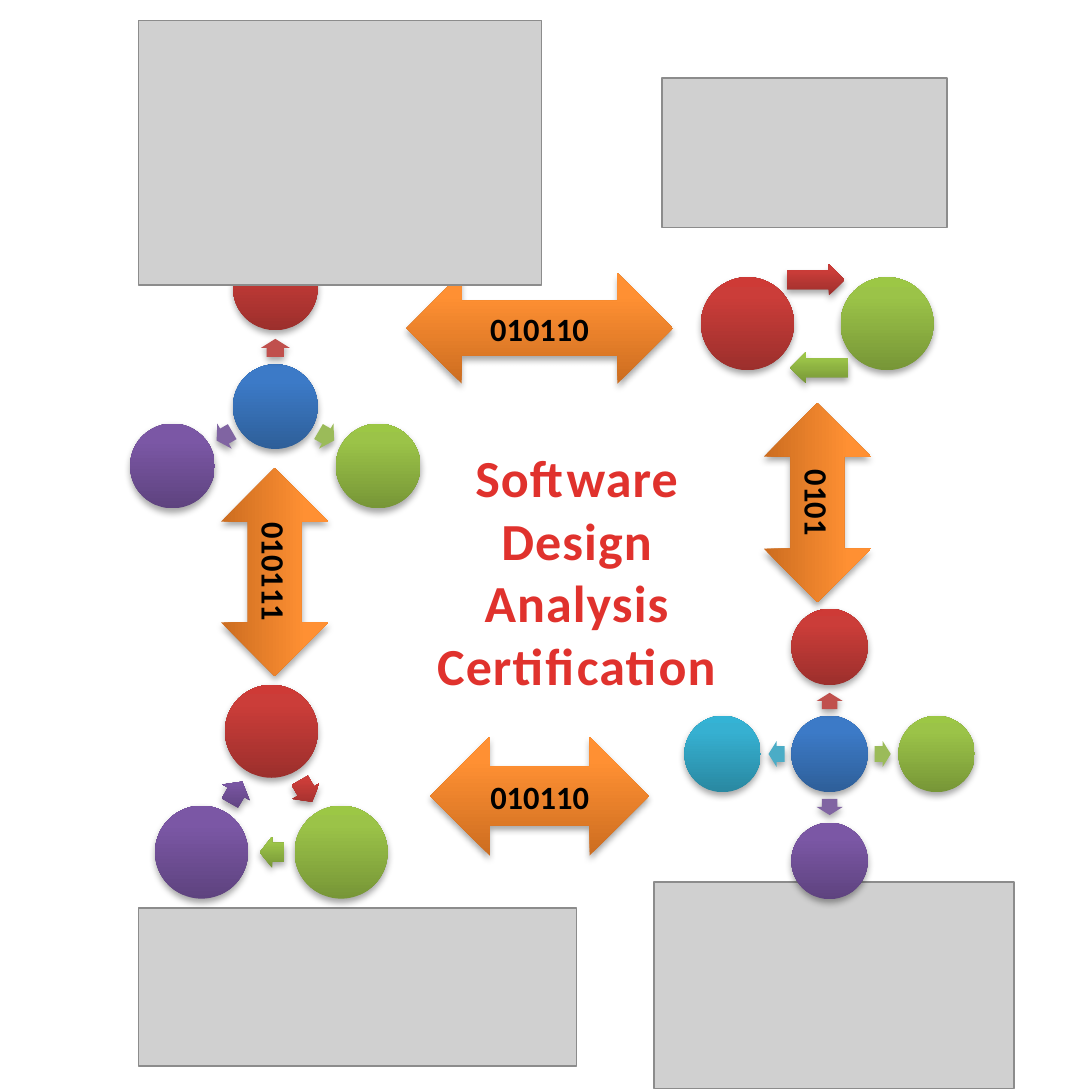
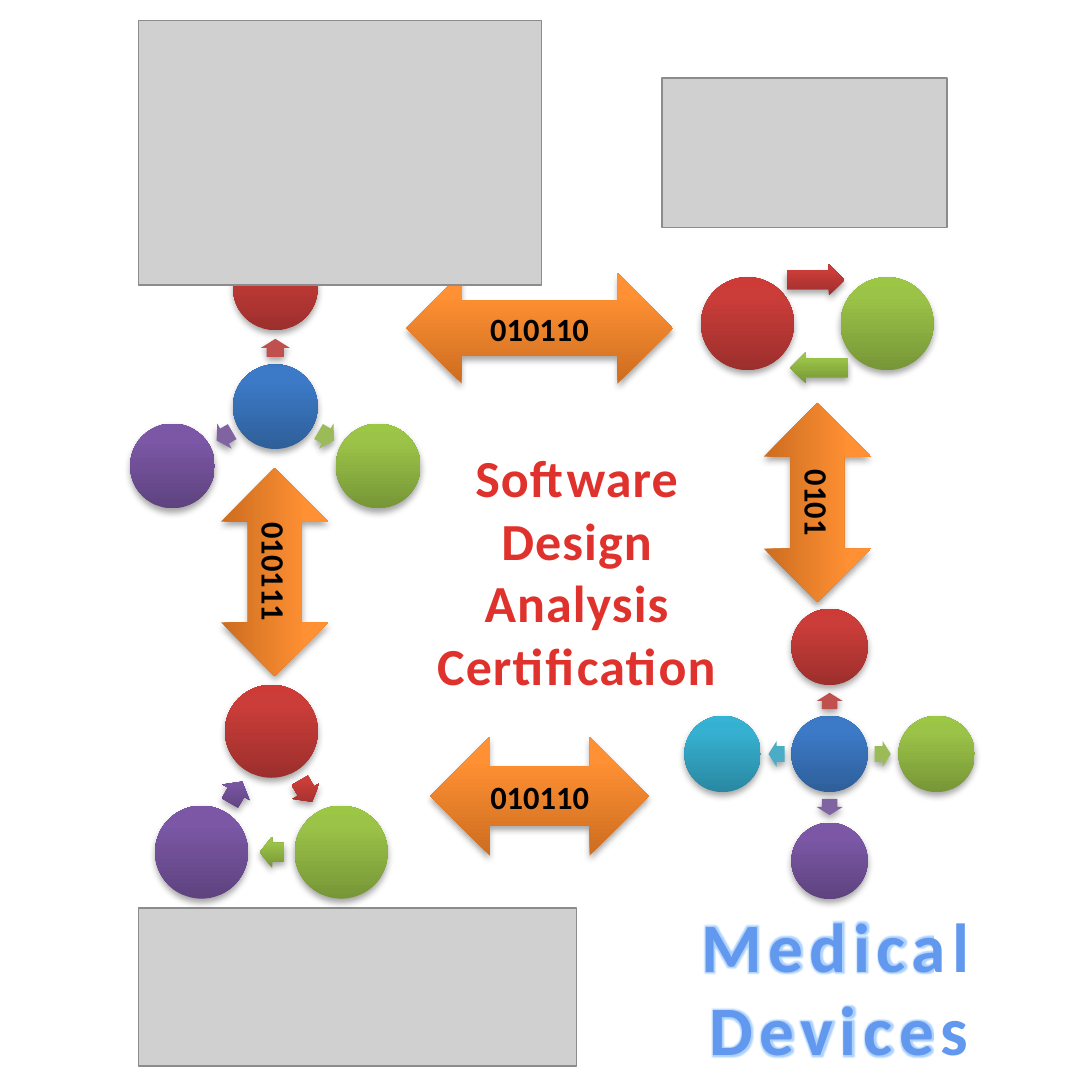
Before and after one commit to cps-sei/dart, a slide deck: slide 1 of images/dart.pptx. Drawn at 1092x1092 pixels with LibreOffice and Linux fonts; fonts in the diff are those of the drawing; grey boxes stand for pictures. Boxes give left, top, right and bottom in pixels: in the first picture for what was removed or moved away, otherwise in the second. Text is boxed around its words. In the diff, an @@ line names an element or a change of style, - is before the commit and + after.

```diff
--- a/images/dart.pptx
+++ b/images/dart.pptx
@@ picture removed at [654,881,1014,1089] @@
@@ text added at [701,921,969,1058], 32 pt, text gradient #6398ED to #265EA0, bold @@
+Medical Devices
```
Also in this commit, not shown: 1 other file.
